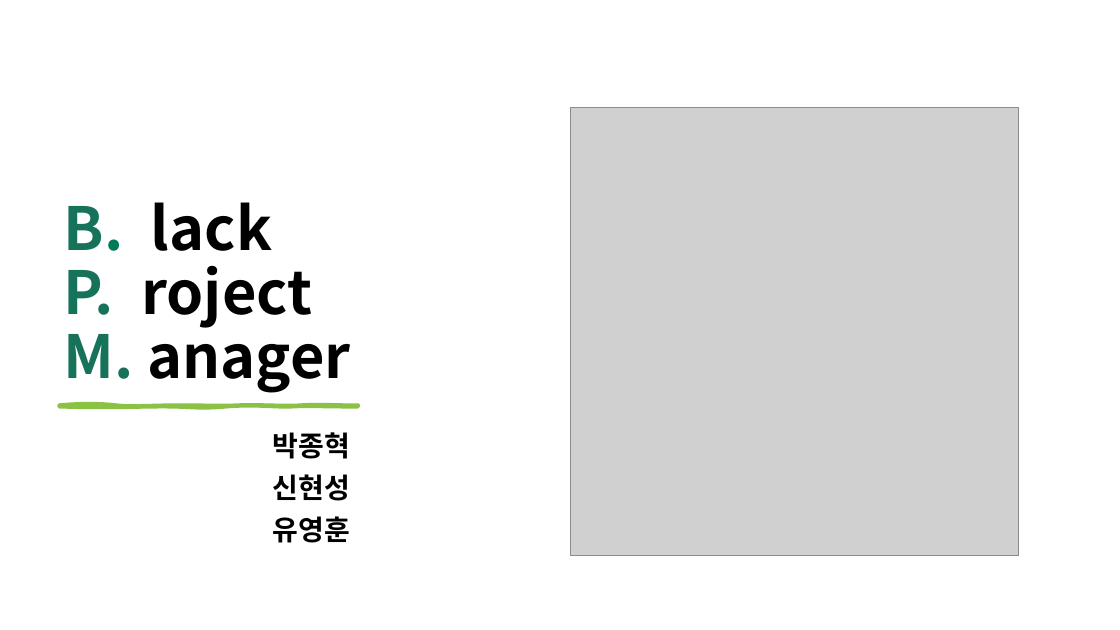
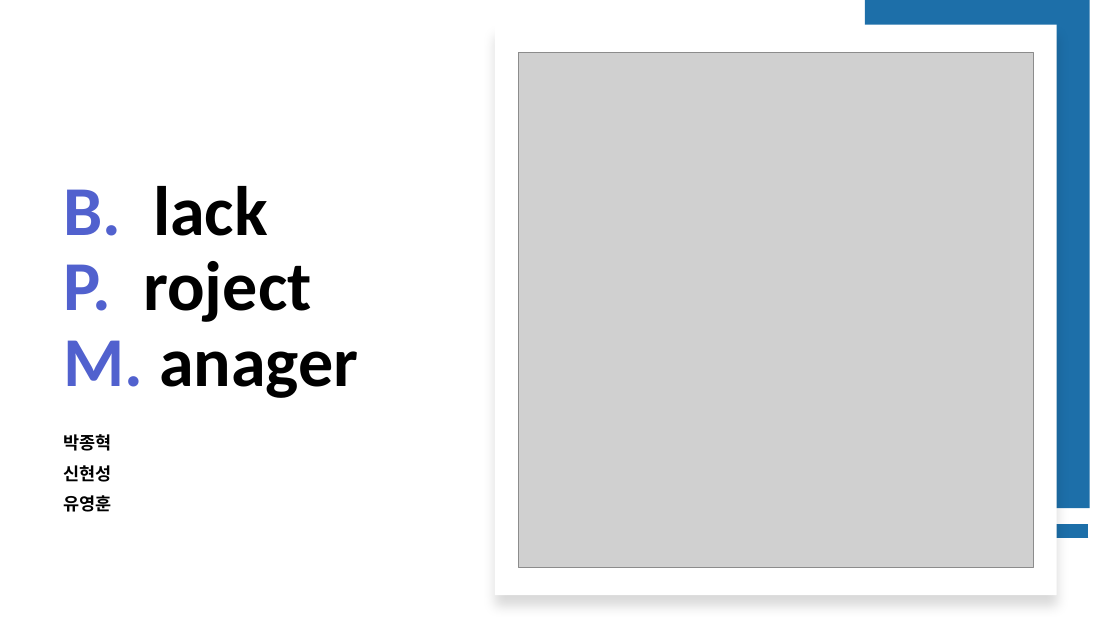
Before and after one commit to ShinHyeonSeong/Final, a slide deck: slide 1 of 기획 UI/A조 프로토타입 발표.pptx. Drawn at 1120x630 pixels with LibreOffice and Linux fonts; fonts in the diff are those of the drawing; grey boxes stand for pictures. Boxes give left, top, right and bottom in pixels: in the first picture for what was removed or moved away, otherwise in the second. Text is boxed around its words. In the diff, an @@ line names an element or a change of style, - is before the commit and + after.

```diff
--- a/기획 UI/A조 프로토타입 발표.pptx
+++ b/기획 UI/A조 프로토타입 발표.pptx
@@ rectangle added at [495, 24, 1057, 595], fill #FFFFFF @@
@@ rectangle added at [865, 0, 1091, 508], fill #1D6FA9 @@
@@ picture: place and size @@
-picture at [571, 108, 1018, 555]
+picture at [518, 52, 1033, 567]
@@ title "B. lack P. roject M. ..." at [63, 186, 358, 398]: size 51 to 60 pt, font Noto Sans CJK KR to Calibri; text colour #16745A to #5161CE in "B. P. M."; text colour #017A59 to #5161CE in "B." @@
@@ freeform shape removed at [59, 405, 358, 407] @@
@@ text "박종혁": place and size @@
-text "박종혁" at [273, 432, 350, 543]
+text "박종혁" at [63, 434, 111, 512]
@@ text "박종혁" at [63, 434, 111, 512]: size 24 to 15 pt, font Noto Sans CJK KR to Calibri @@
@@ line added from (1089, 531) to (865, 531), #1D6FA9 12 pt @@
```
Also in this commit, not shown: 11 other slides changed, 1 slide removed.
